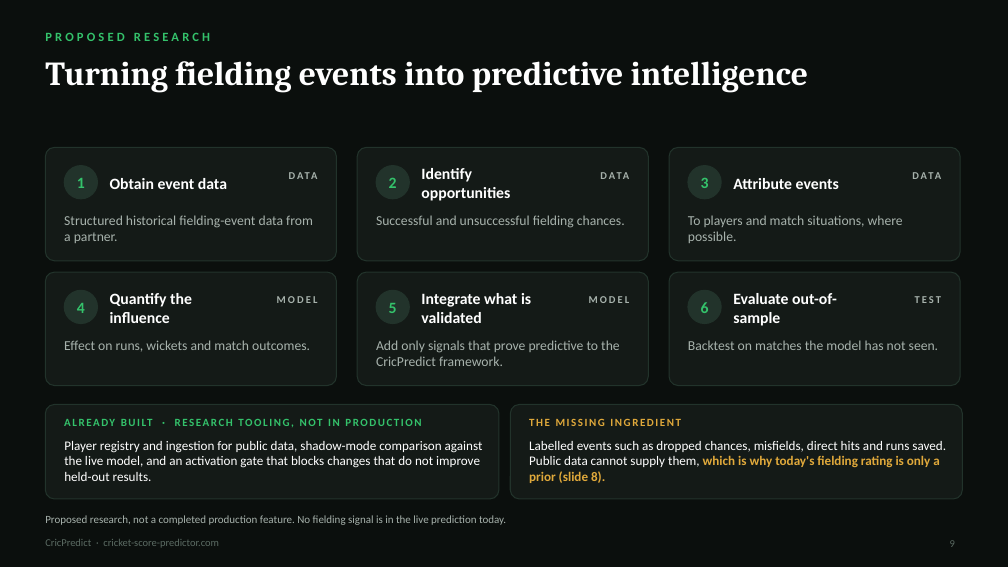
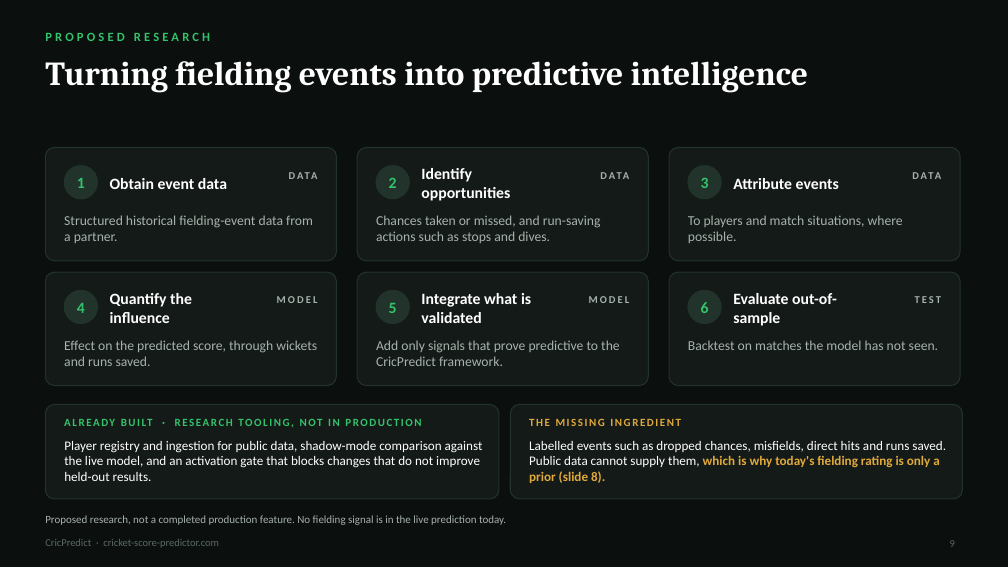
Before and after one commit to econsmaestro/cricket-score-predictor, a slide deck: slide 9 of presentation/CricPredict_Cricketviz.pptx. Drawn at 1008x567 pixels with LibreOffice and Linux fonts; fonts in the diff are those of the drawing. Boxes give left, top, right and bottom in pixels: in the first picture for what was removed or moved away, otherwise in the second. Text is boxed around its words. In the diff, an @@ line names an element or a change of style, - is before the commit and + after.

```diff
--- a/presentation/CricPredict_Cricketviz.pptx
+++ b/presentation/CricPredict_Cricketviz.pptx
@@ text at bbox=[376, 215, 601, 243]: text changed @@
-Successful and unsuccessful fielding chances.
+Chances taken or missed, and run-saving actions such as stops and dives.
@@ text at bbox=[64, 340, 317, 366]: text changed @@
-Effect on runs, wickets and match outcomes.
+Effect on the predicted score, through wickets and runs saved.
```
Also in this commit, not shown: 4 other slides changed, 2 other files.
